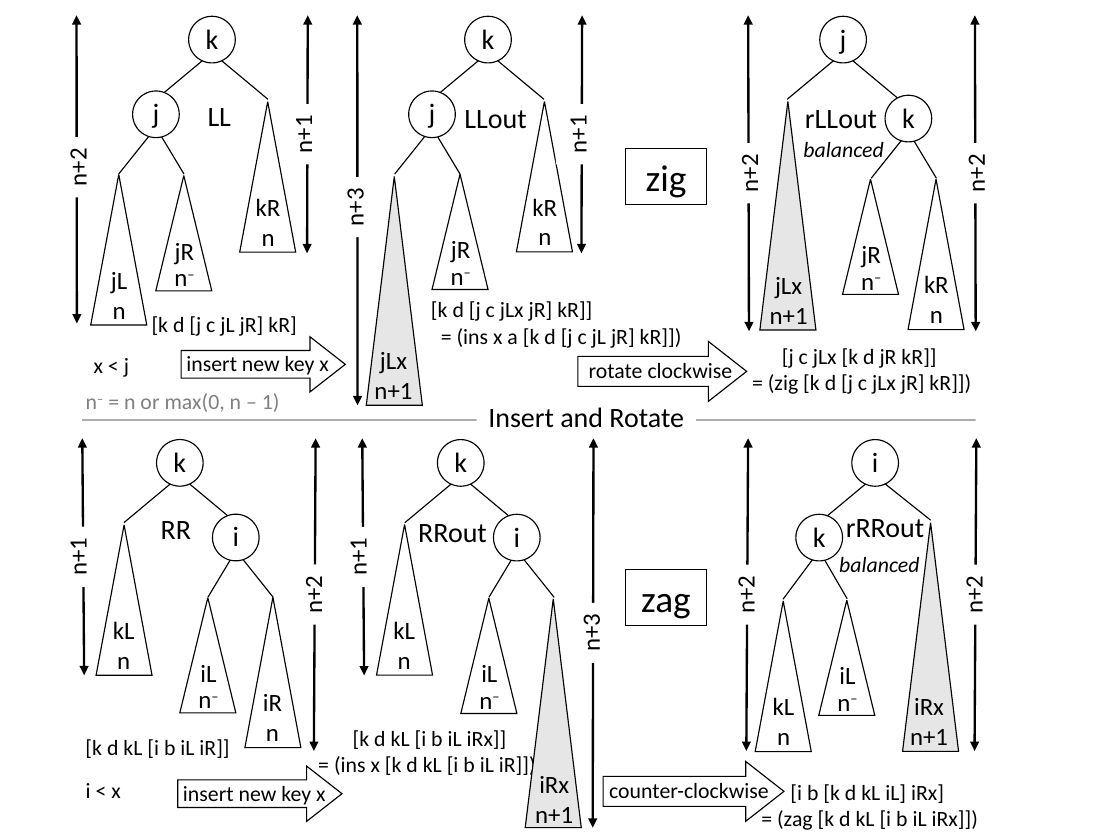
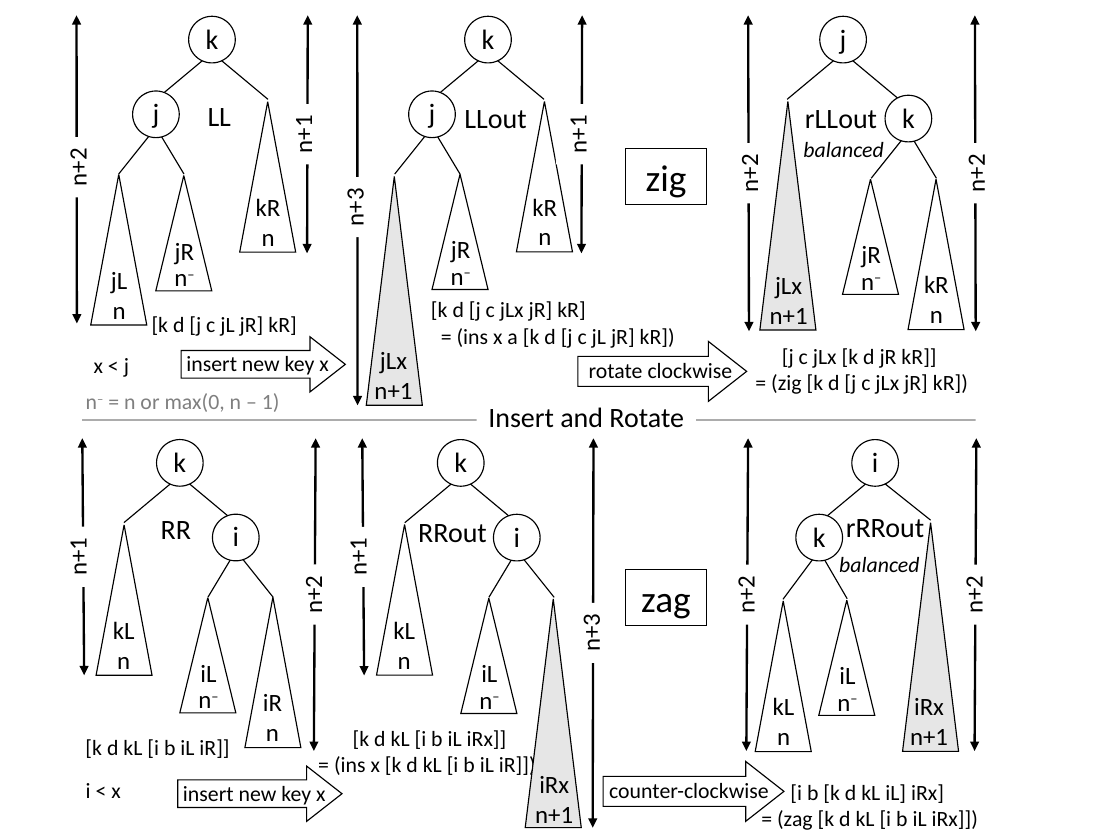
Before and after one commit to rexpage/LogicBook, a slide deck: slide 1 of Sources/zig-and-zag.ppt. Drawn at 1120x840 pixels with LibreOffice and Linux fonts; fonts in the diff are those of the drawing. Boxes give left, top, right and bottom in pixels: in the first picture for what was removed or moved away, otherwise in the second. Text is boxed around its words. In the diff, an @@ line names an element or a change of style, - is before the commit and + after.

```diff
--- a/Sources/zig-and-zag.ppt
+++ b/Sources/zig-and-zag.ppt
@@ text at (431, 301, 675, 348): text changed @@
-[k d [j c jLx jR] kR]]
-= (ins x a [k d [j c jL jR] kR]])
+[k d [j c jLx jR] kR]
+= (ins x a [k d [j c jL jR] kR])
@@ text at (771, 374, 968, 394): text changed @@
-= (zig [k d [j c jLx jR] kR]])
+= (zig [k d [j c jLx jR] kR])
```
Also in this commit, not shown: 6 other files.
